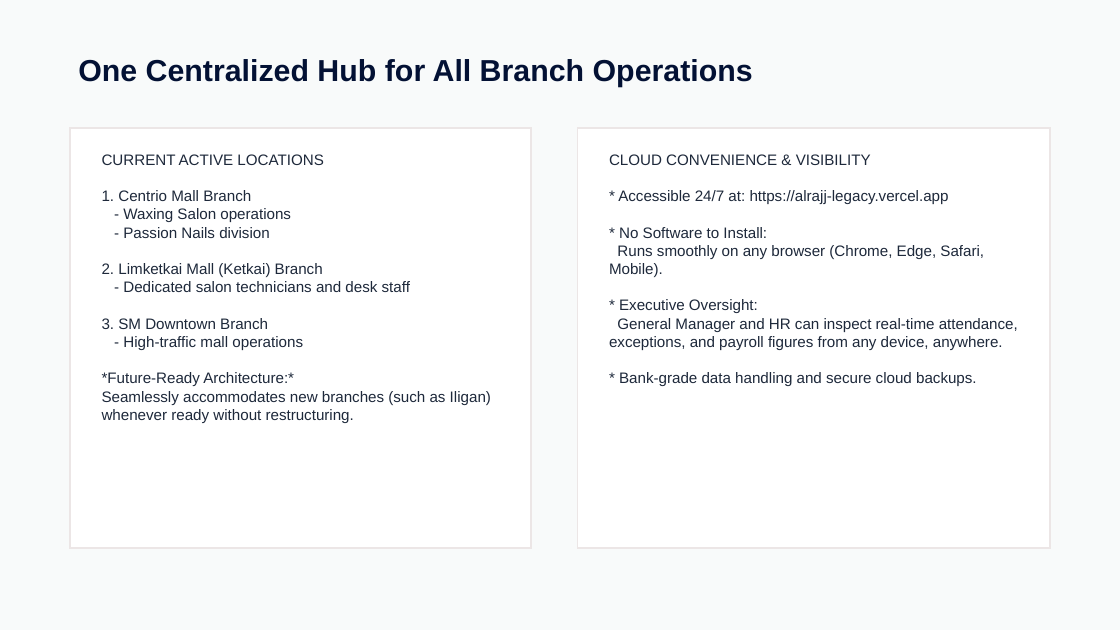
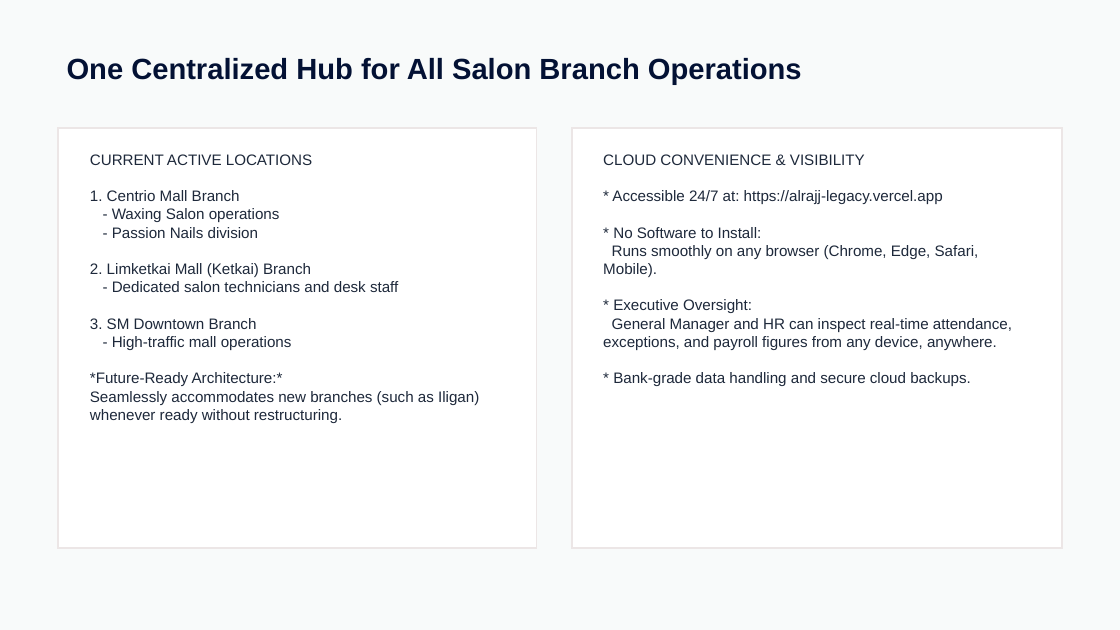
Before and after one commit to jasonvelasquez1410/laybare-payroll-system, a slide deck: slide 5 of ALRAJJ_LEGACY_Payroll_Demo_Presentation.pptx (slide 4 before the commit). Drawn at 1120x630 pixels with LibreOffice and Linux fonts; fonts in the diff are those of the drawing. Boxes give left, top, right and bottom in pixels: in the first picture for what was removed or moved away, otherwise in the second. Text is boxed around its words. In the diff, an @@ line names an element or a change of style, - is before the commit and + after.

```diff
--- a/ALRAJJ_LEGACY_Payroll_Demo_Presentation.pptx
+++ b/ALRAJJ_LEGACY_Payroll_Demo_Presentation.pptx
@@ text at bbox=[67, 58, 802, 85]: text changed; size 26 to 25 pt @@
-One Centralized Hub for All Branch Operations
+One Centralized Hub for All Salon Branch Operations
@@ rectangle: place and size @@
-rectangle at bbox=[70, 129, 531, 549]
+rectangle at bbox=[58, 129, 536, 549]
@@ text "CURRENT ACTIVE LOCATIONS": place and size @@
-text "CURRENT ACTIVE LOCATIONS" at bbox=[102, 154, 491, 423]
+text "CURRENT ACTIVE LOCATIONS" at bbox=[90, 154, 479, 423]
@@ rectangle: place and size @@
-rectangle at bbox=[578, 129, 1050, 549]
+rectangle at bbox=[572, 129, 1062, 549]
@@ text "CLOUD CONVENIENCE & VISIBILITY": place and size @@
-text "CLOUD CONVENIENCE & VISIBILITY" at bbox=[609, 154, 1018, 386]
+text "CLOUD CONVENIENCE & VISIBILITY" at bbox=[603, 154, 1012, 386]
```
Also in this commit, not shown: 6 other slides changed, 2 slides added, 5 other files.
